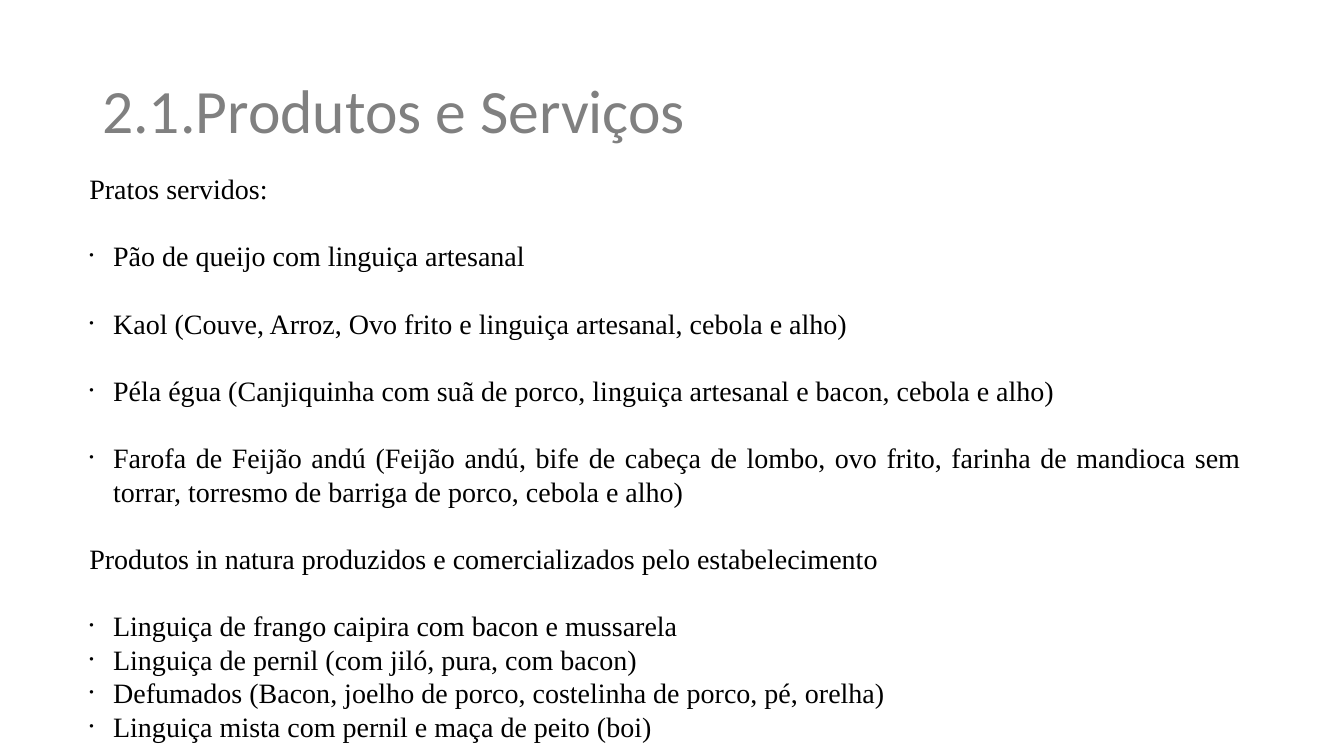
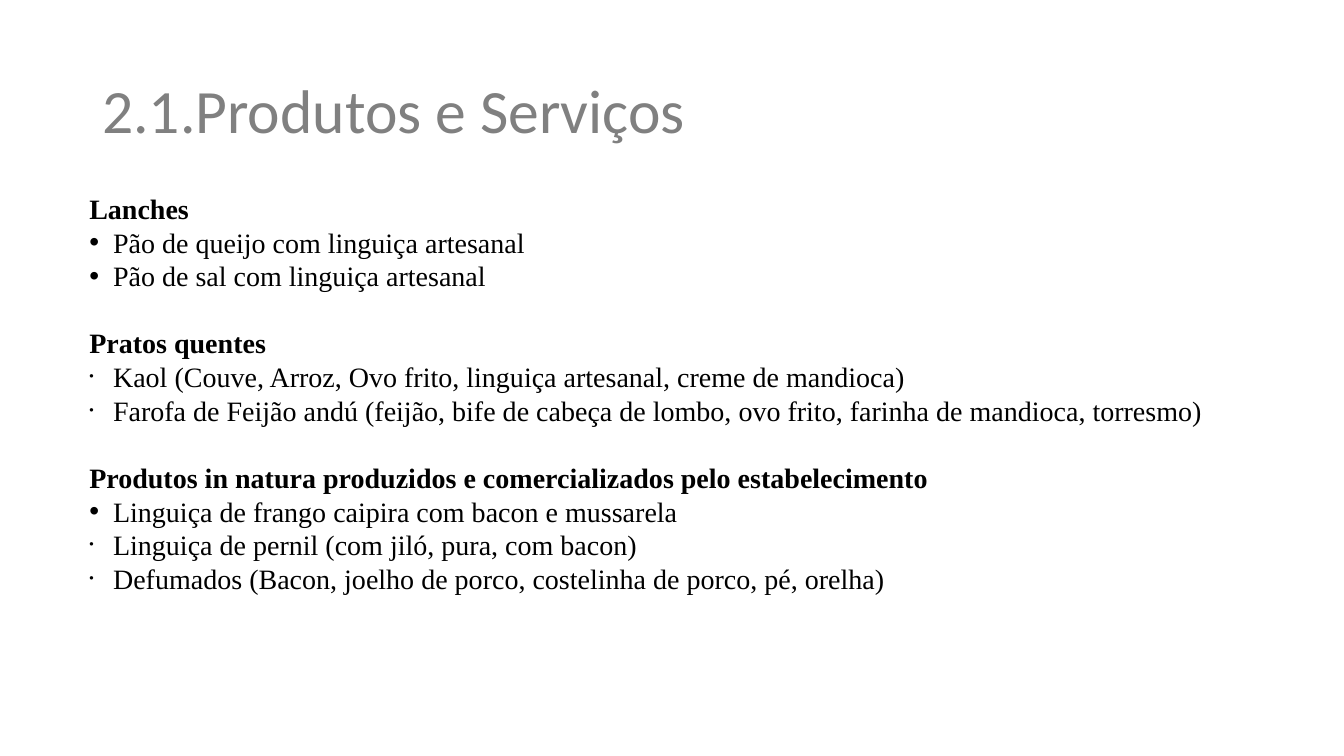
Before and after one commit to renatomarcio18081971/trabalhodeconclusao, a slide deck: slide 6 of plano-de-negocios-restaurante-tioto.pptx. Drawn at 1344x756 pixels with LibreOffice and Linux fonts; fonts in the diff are those of the drawing; background and template pictures are left out. Boxes give left, top, right and bottom in pixels: in the first picture for what was removed or moved away, otherwise in the second. Text is boxed around its words. In the diff, an @@ line names an element or a change of style, - is before the commit and + after.

Commit message:
finalizado produtos e servicos

```diff
--- a/plano-de-negocios-restaurante-tioto.pptx
+++ b/plano-de-negocios-restaurante-tioto.pptx
@@ text "Lanches" moved from (x1=89, y1=179, x2=1240, y2=742) to (x1=89, y1=199, x2=1202, y2=594) @@
@@ text at (x1=89, y1=199, x2=189, y2=220): text changed; bold on @@
-Pratos servidos:
+Lanches
@@ text at (x1=89, y1=233, x2=928, y2=527): bold on in "Produtos in natura produzidos e comercializados pelo ..."; alignment justified to left @@
@@ text at (x1=89, y1=266, x2=1202, y2=426): text changed @@
-• Kaol (Couve, Arroz, Ovo frito e linguiça artesanal, cebola e alho)
-• Péla égua (Canjiquinha com suã de porco, linguiça artesanal e bacon, cebola e alho)
-• Farofa de Feijão andú (Feijão andú, bife de cabeça de lombo, ovo frito, farinha de mandioca sem torrar, torresmo de barriga de porco, cebola e alho)
+• Pão de sal com linguiça artesanal
+Pratos quentes
+• Kaol (Couve, Arroz, Ovo frito, linguiça artesanal, creme de mandioca)
+• Farofa de Feijão andú (feijão, bife de cabeça de lombo, ovo frito, farinha de mandioca, torresmo)
@@ text at (x1=113, y1=717, x2=651, y2=742): paragraph removed @@
-• Linguiça mista com pernil e maça de peito (boi)
```
Also in this commit, not shown: 4 other slides changed.
